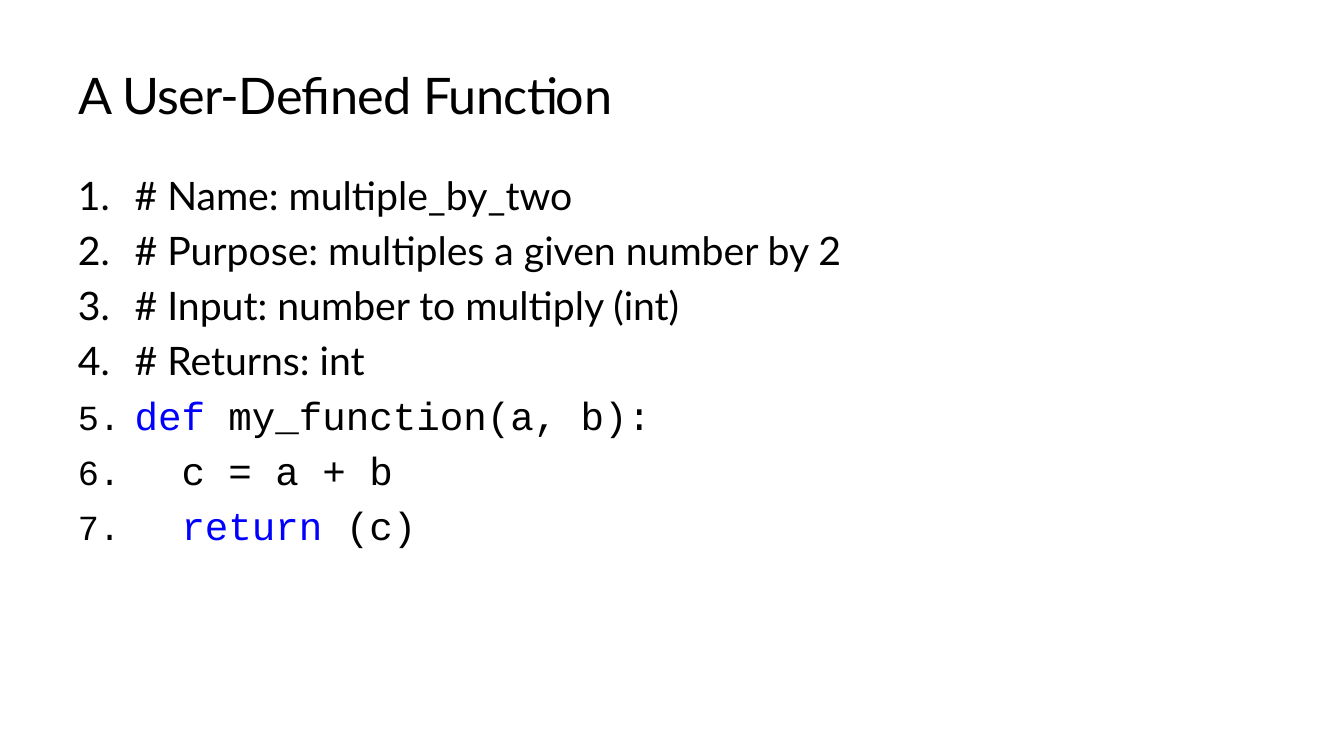
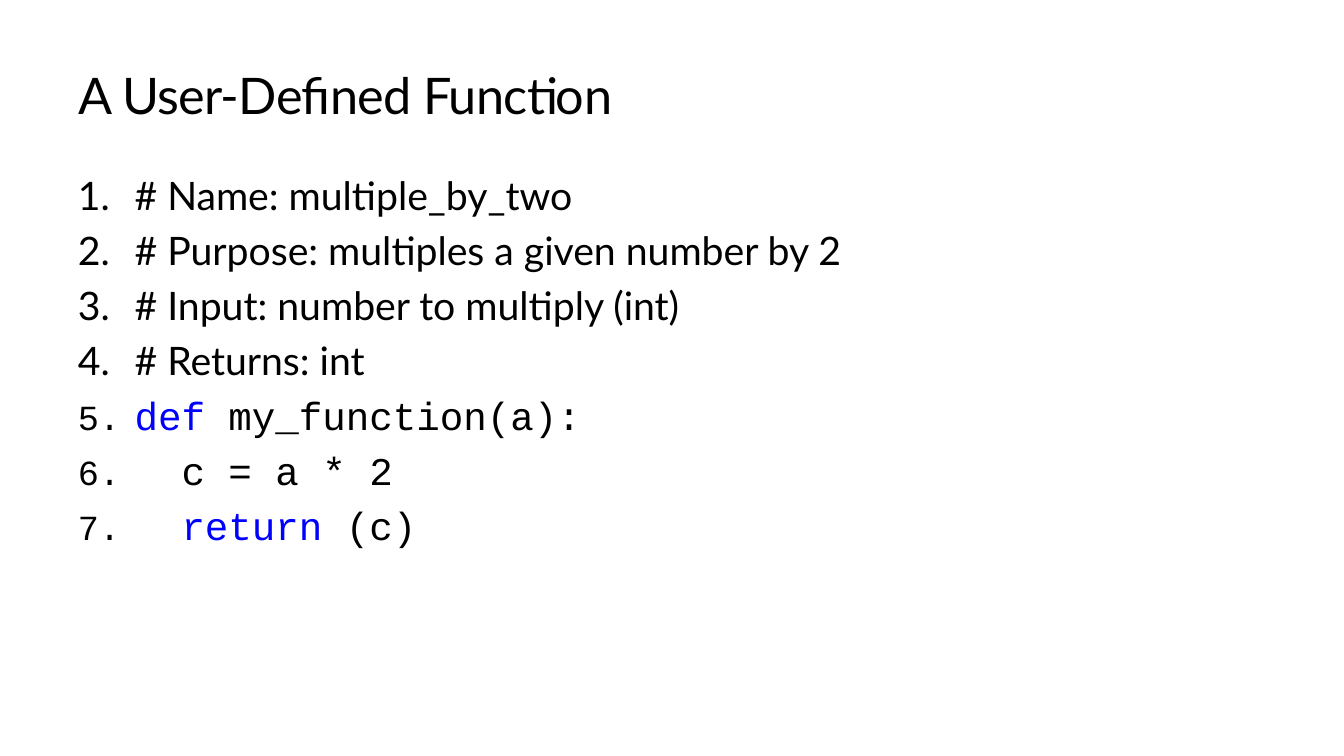
Before and after one commit to TEALSK12/2nd-semester-introduction-to-computer-science, a slide deck: slide 15 of docs/units/3_unit/slidedecks/Intro Python 3.02 TEALS.pptx. Drawn at 1344x756 pixels with LibreOffice and Linux fonts; fonts in the diff are those of the drawing; background and template pictures are left out. Boxes give left, top, right and bottom in pixels: in the first picture for what was removed or moved away, otherwise in the second. Text is boxed around its words. In the diff, an @@ line names an element or a change of style, - is before the commit and + after.

Commit message:
Small typo in PPT

```diff
--- a/docs/units/3_unit/slidedecks/Intro Python 3.02 TEALS.pptx
+++ b/docs/units/3_unit/slidedecks/Intro Python 3.02 TEALS.pptx
@@ text at <box>135,402,580,486</box>: text changed @@
-5. def my_function(a, b):
-6. c = a + b
+5. def my_function(a):
+6. c = a * 2
```
Also in this commit, not shown: 1 other file.
